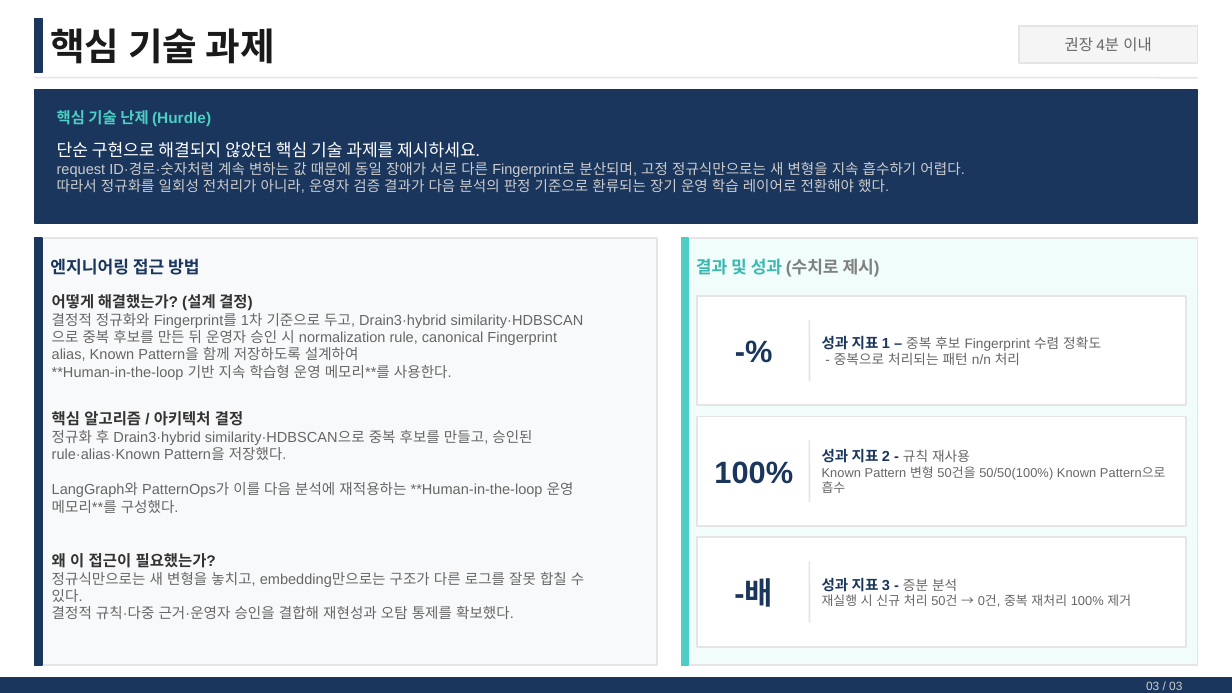
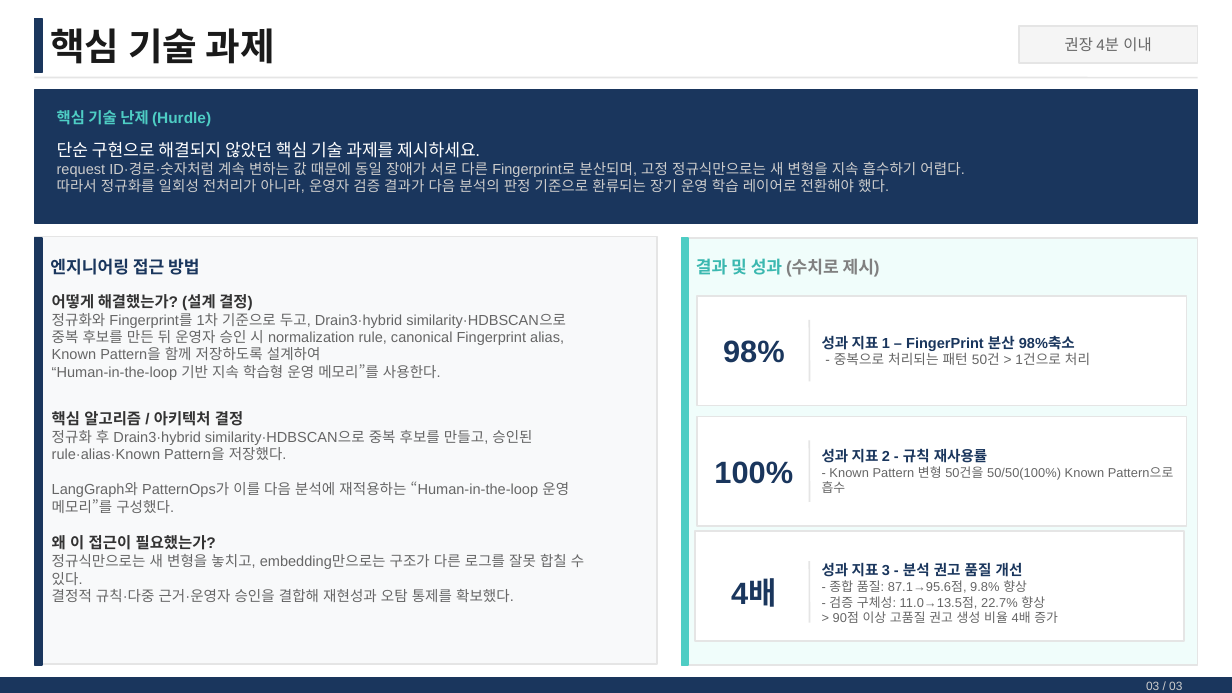
Before and after one commit to asdfsdfas34/log_detect_agents, a slide deck: slide 4 of docs/final docs/AI_Master_Project_최종발표_멘티명_사번.pptx. Drawn at 1232x693 pixels with LibreOffice and Linux fonts; fonts in the diff are those of the drawing. Boxes give left, top, right and bottom in pixels: in the first picture for what was removed or moved away, otherwise in the second. Text is boxed around its words. In the diff, an @@ line names an element or a change of style, - is before the commit and + after.

```diff
--- a/docs/final docs/AI_Master_Project_최종발표_멘티명_사번.pptx
+++ b/docs/final docs/AI_Master_Project_최종발표_멘티명_사번.pptx
@@ text at [52,310,566,380]: text changed @@
-결정적 정규화와 Fingerprint를 1차 기준으로 두고, Drain3·hybrid similarity·HDBSCAN으로 중복 후보를 만든 뒤 운영자 승인 시 normalization rule, canonical Fingerprint alias, Known Pattern을 함께 저장하도록 설계하여
-**Human-in-the-loop 기반 지속 학습형 운영 메모리**를 사용한다.
+정규화와 Fingerprint를 1차 기준으로 두고, Drain3·hybrid similarity·HDBSCAN으로 중복 후보를 만든 뒤 운영자 승인 시 normalization rule, canonical Fingerprint alias, Known Pattern을 함께 저장하도록 설계하여
+“Human-in-the-loop 기반 지속 학습형 운영 메모리”를 사용한다.
@@ text at [723,340,785,363]: text changed @@
--%
+98%
@@ text at [822,335,1090,365]: text changed; size 8 to 8.5 pt; text colour #666666 to #1A365D; bold on @@
-성과 지표 1 – 중복 후보 Fingerprint 수렴 정확도
-- 중복으로 처리되는 패턴 n/n 처리
+성과 지표 1 – FingerPrint 분산 98%축소
+- 중복으로 처리되는 패턴 50건 > 1건으로 처리
@@ text at [822,448,1174,493]: text changed @@
-성과 지표 2 - 규칙 재사용
-Known Pattern 변형 50건을 50/50(100%) Known Pattern으로 흡수
+성과 지표 2 - 규칙 재사용률
+- Known Pattern 변형 50건을 50/50(100%) Known Pattern으로 흡수
@@ text at [52,481,569,513]: text changed @@
-LangGraph와 PatternOps가 이를 다음 분석에 재적용하는 **Human-in-the-loop 운영 메모리**를 구성했다.
+LangGraph와 PatternOps가 이를 다음 분석에 재적용하는 “Human-in-the-loop 운영 메모리”를 구성했다.
@@ rectangle: place and size @@
-rectangle at [697,537,1186,647]
+rectangle at [695,531,1184,641]
@@ text at [822,562,1058,623]: text changed @@
-성과 지표 3 - 증분 분석
-재실행 시 신규 처리 50건 → 0건, 중복 재처리 100% 제거
+성과 지표 3 - 분석 권고 품질 개선
+- 종합 품질: 87.1→95.6점, 9.8% 향상
+- 검증 구체성: 11.0→13.5점, 22.7% 향상
+> 90점 이상 고품질 권고 생성 비율 4배 증가
@@ text at [731,579,776,607]: text changed @@
--배
+4배
```
Also in this commit, not shown: 2 other slides changed, 7 other files.
